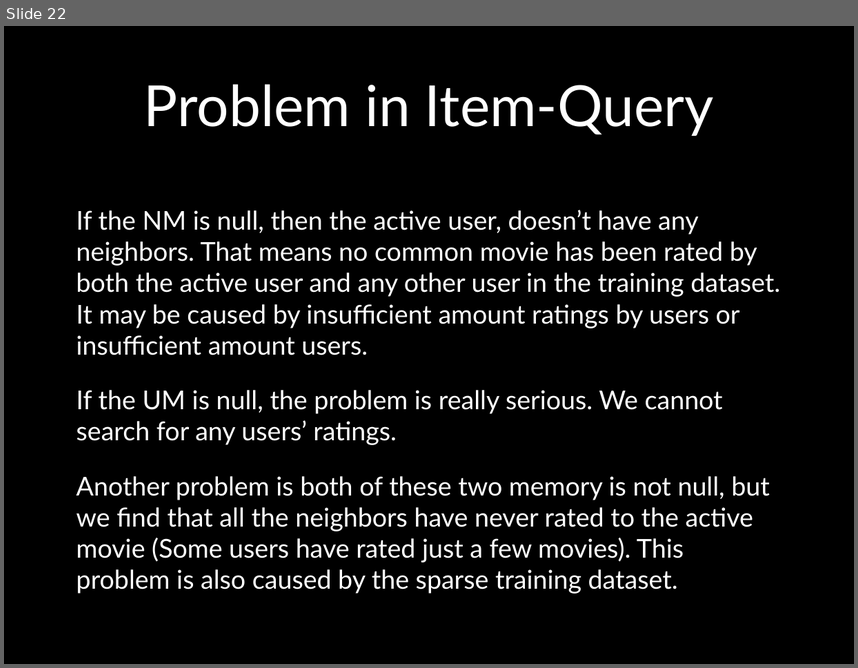
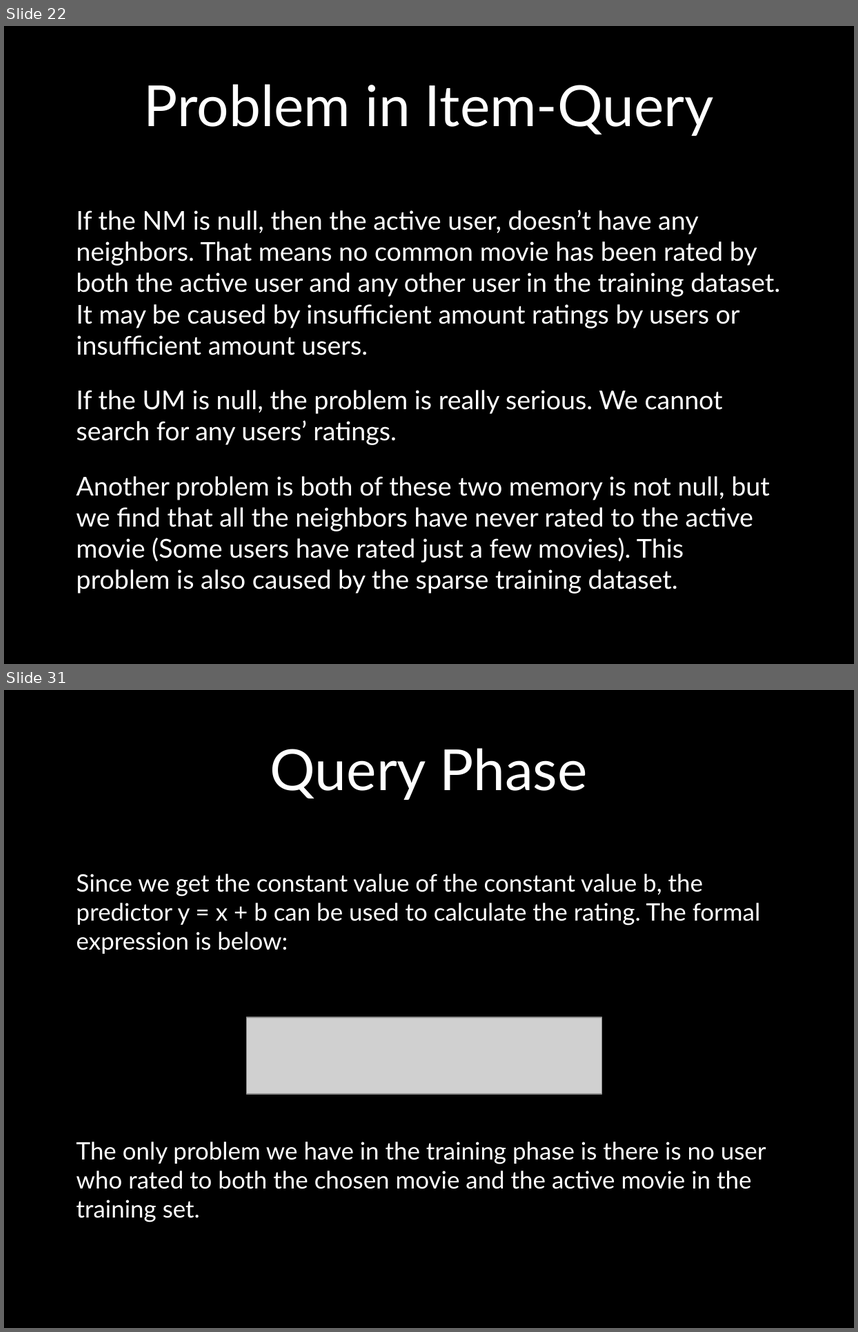
Before and after one commit to UCSBGauchos/MAE-data, a slide deck: Final Presentation.pptx. Shown one above the other, each under a label of ours: slide 22 before the commit, slides 22 and 31 after it; the slides between them are not shown. The pictures are 858x668 and 858x1332 pixels, drawn with LibreOffice and Linux fonts; fonts in the diff are those of the drawing; grey boxes stand for pictures; background and template pictures are left out. Boxes give left, top, right and bottom in pixels: in the first picture for what was removed or moved away, otherwise in the second. Text is boxed around its words. In the diff, an @@ line names an element or a change of style, - is before the commit and + after.

```diff
--- a/Final Presentation.pptx
+++ b/Final Presentation.pptx
@@ slide 31 added at box(4, 690, 854, 1328), background picture (left out) @@
@@ title added at box(270, 748, 588, 800), 48 pt, text #FFFFFF @@
+Query Phase
@@ text added at box(76, 874, 766, 1222), 20.4 pt, text #FFFFFF @@
+Since we get the constant value of the constant value b, the predictor y = x + b can be used to calculate the rating. The formal expression is below:
+The only problem we have in the training phase is there is no user who rated to both the chosen movie and the active movie in the training set.
@@ picture added at box(246, 1017, 602, 1094) @@
```
Also in this commit, not shown: 2 slides changed, 8 other slides added.
